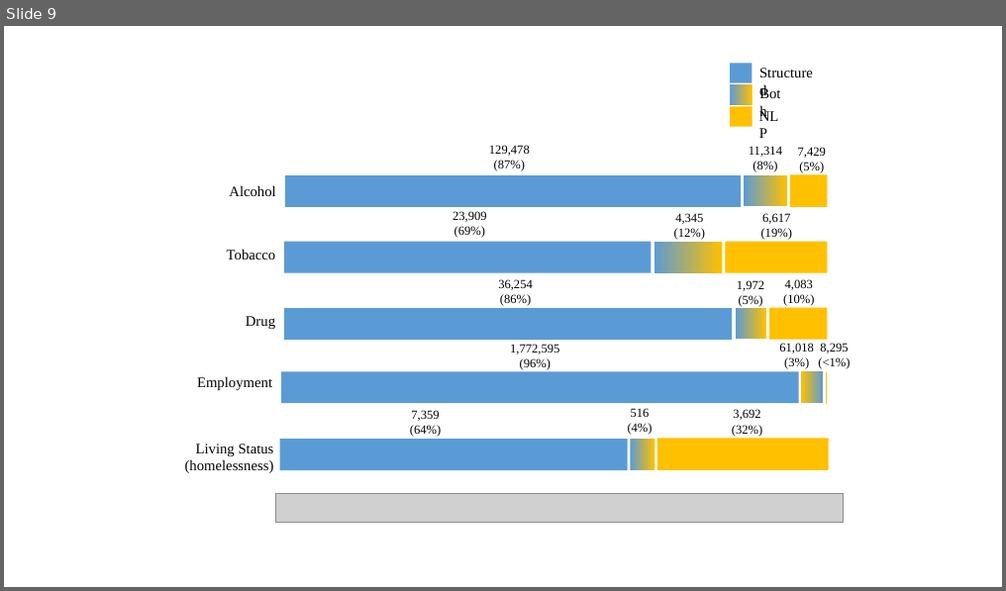
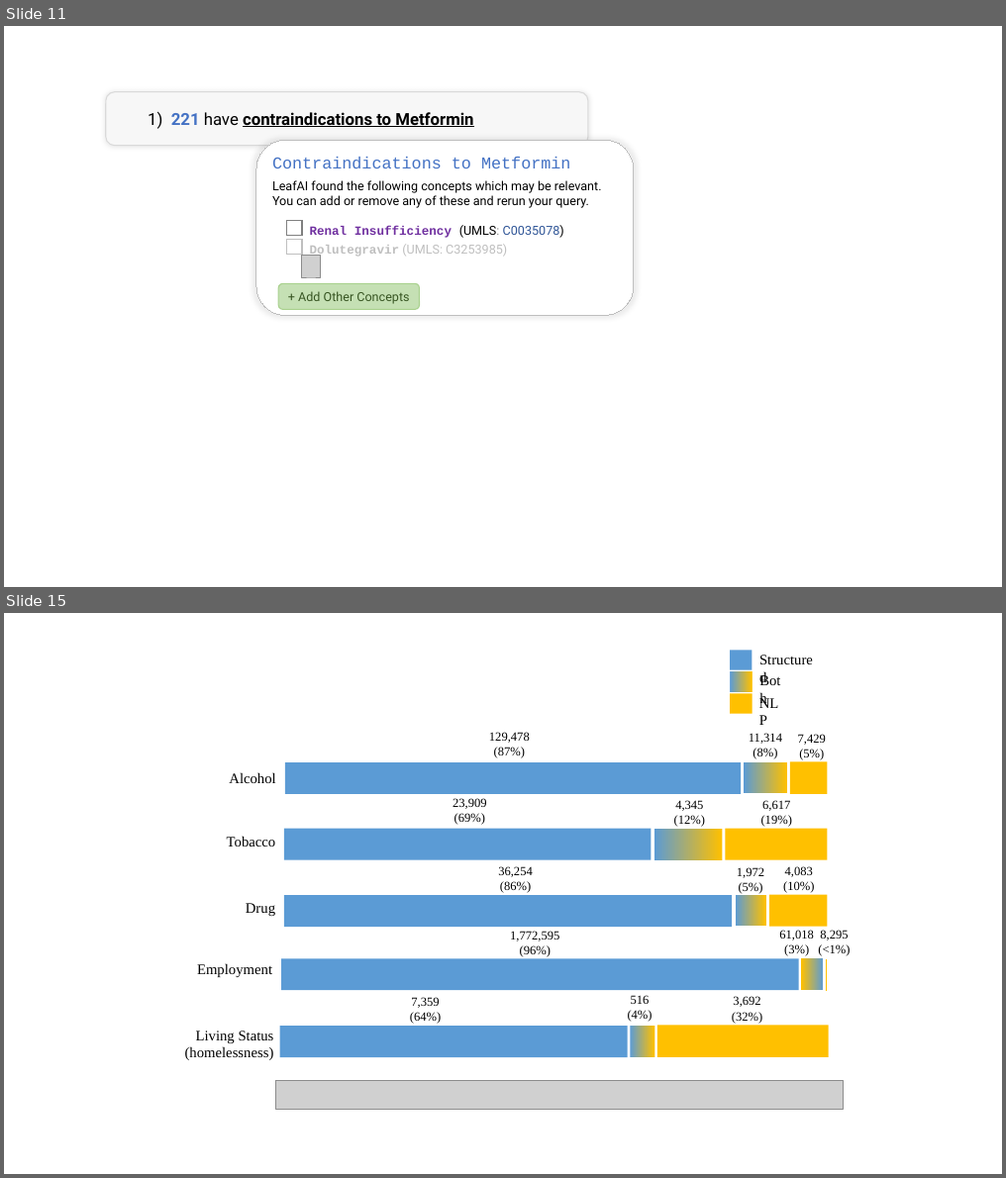
Before and after one commit to ndobb/dissertation, a slide deck: 2_query_gen/paper2_figures.pptx. Shown one above the other, each under a label of ours: slide 9 before the commit, slides 11 and 15 after it; the slides between them are not shown. The pictures are 1006x591 and 1006x1178 pixels, drawn with LibreOffice and Linux fonts; fonts in the diff are those of the drawing; grey boxes stand for pictures; background and template pictures are left out. Boxes give left, top, right and bottom in pixels: in the first picture for what was removed or moved away, otherwise in the second. Text is boxed around its words. In the diff, an @@ line names an element or a change of style, - is before the commit and + after.

```diff
--- a/2_query_gen/paper2_figures.pptx
+++ b/2_query_gen/paper2_figures.pptx
@@ slide 11 added at (4, 26, 1002, 587), background #FFFFFF @@
@@ rounded rectangle added at (106, 92, 588, 145), fill #F7F7F7, outline #D9D9D9 1 pt @@
@@ text added at (148, 111, 473, 129), 16 pt, text #000000, bold, underline @@
+1) 221 have contraindications to Metformin
@@ rounded rectangle added at (256, 140, 634, 316), fill #FFFFFF, outline #BFBFBF 0.75 pt, 12 pt, text #000000 @@
+Contraindications to Metformin
+LeafAI found the following concepts which may be relevant. You can add or remove any of these and rerun your query.
+Renal Insufficiency (UMLS: C0035078)
+Dolutegravir (UMLS: C3253985)
@@ rectangle added at (287, 221, 303, 236), outline #808080 1 pt @@
@@ rectangle added at (287, 240, 303, 255), outline #BFBFBF 1 pt @@
@@ picture added at (302, 256, 321, 277) @@
@@ rounded rectangle added at (279, 283, 420, 309), fill #C5E0B4, outline #A9D18E 1 pt, 12 pt, text #385723 @@
++ Add Other Concepts
@@ what was slide 9 is now slide 15 @@
```
Also in this commit, not shown: 5 other slides added, 1 slide removed, 3 other files.
